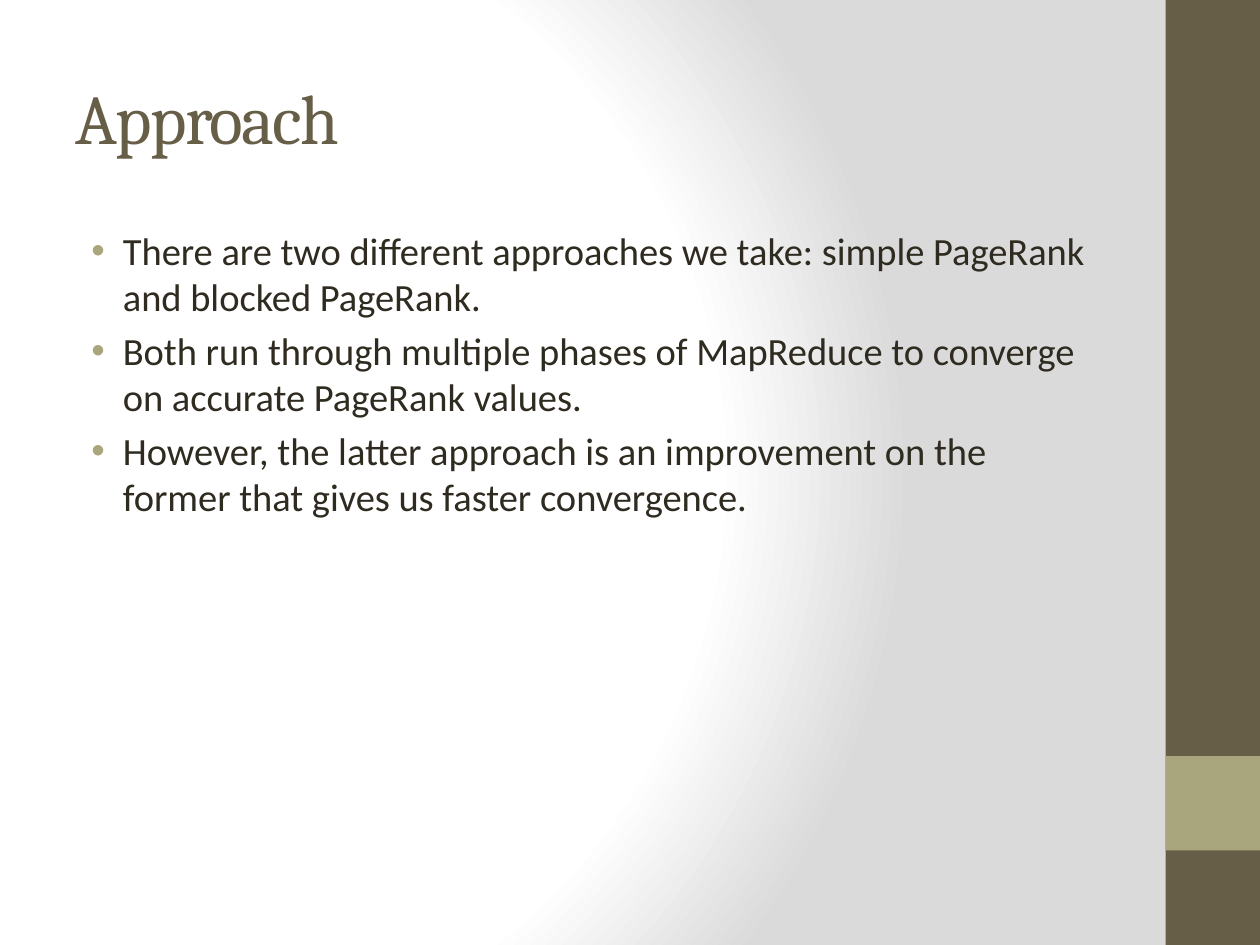
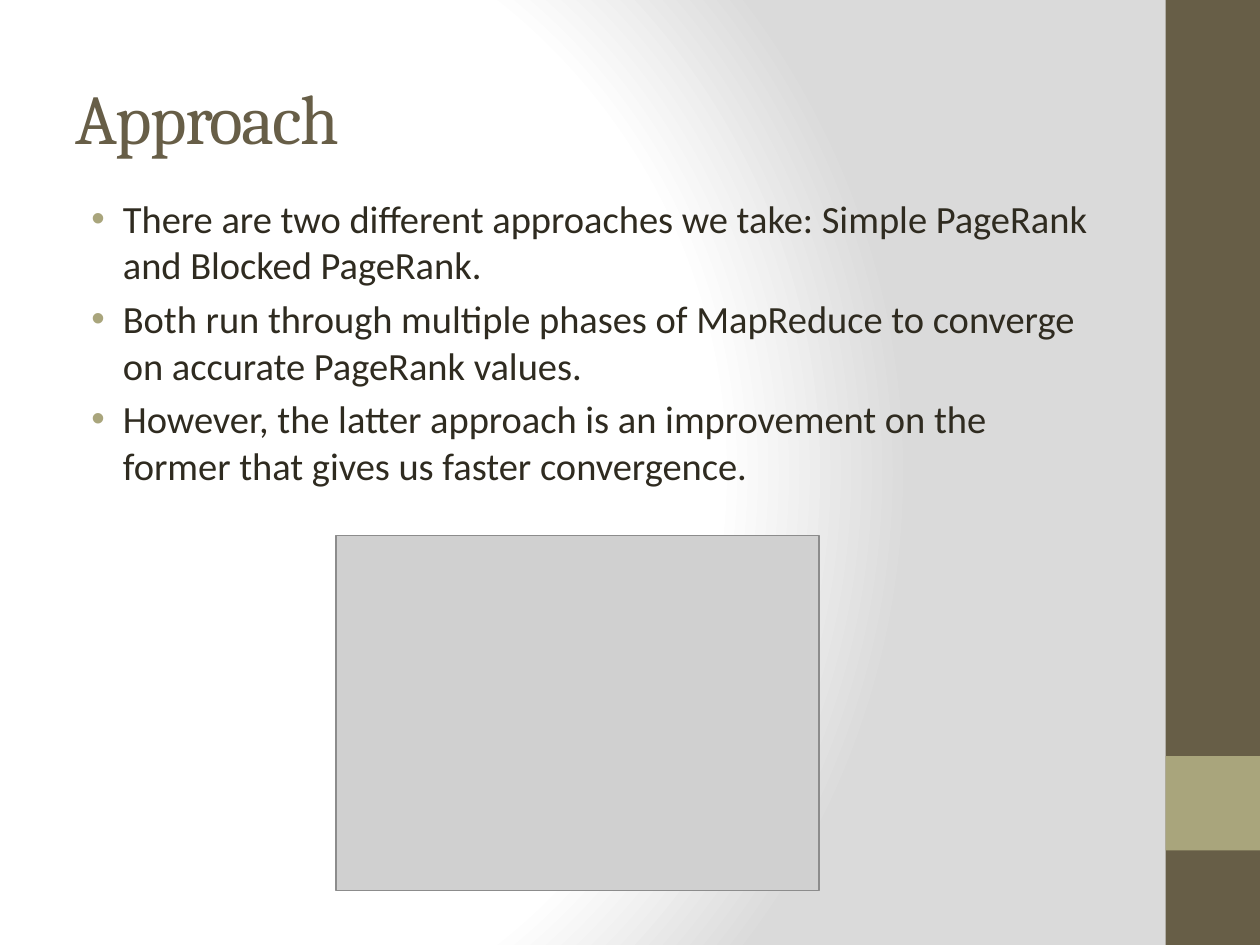
Before and after one commit to piranna0/CS5300P2, a slide deck: slide 3 of presentation.pptx. Drawn at 1260x945 pixels with LibreOffice and Linux fonts; fonts in the diff are those of the drawing; grey boxes stand for pictures. Boxes give left, top, right and bottom in pixels: in the first picture for what was removed or moved away, otherwise in the second. Text is boxed around its words. In the diff, an @@ line names an element or a change of style, - is before the commit and + after.

```diff
--- a/presentation.pptx
+++ b/presentation.pptx
@@ text "There are two different approaches ..." moved from (x1=123, y1=238, x2=1084, y2=518) to (x1=123, y1=206, x2=1087, y2=487) @@
@@ text at (x1=123, y1=206, x2=1087, y2=286): text changed @@
-• There are two different approaches we take: simple PageRank and blocked PageRank.
+• There are two different approaches we take: Simple PageRank and Blocked PageRank.
@@ picture added at (x1=336, y1=536, x2=819, y2=891) @@
```
Also in this commit, not shown: 9 other slides changed, 2 slides added.
